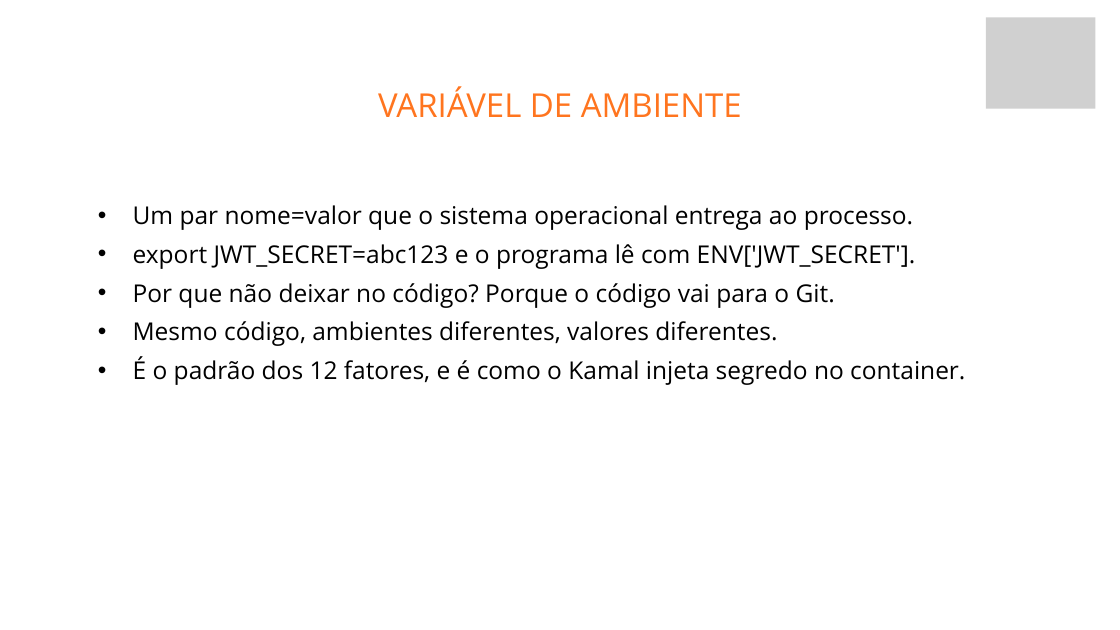
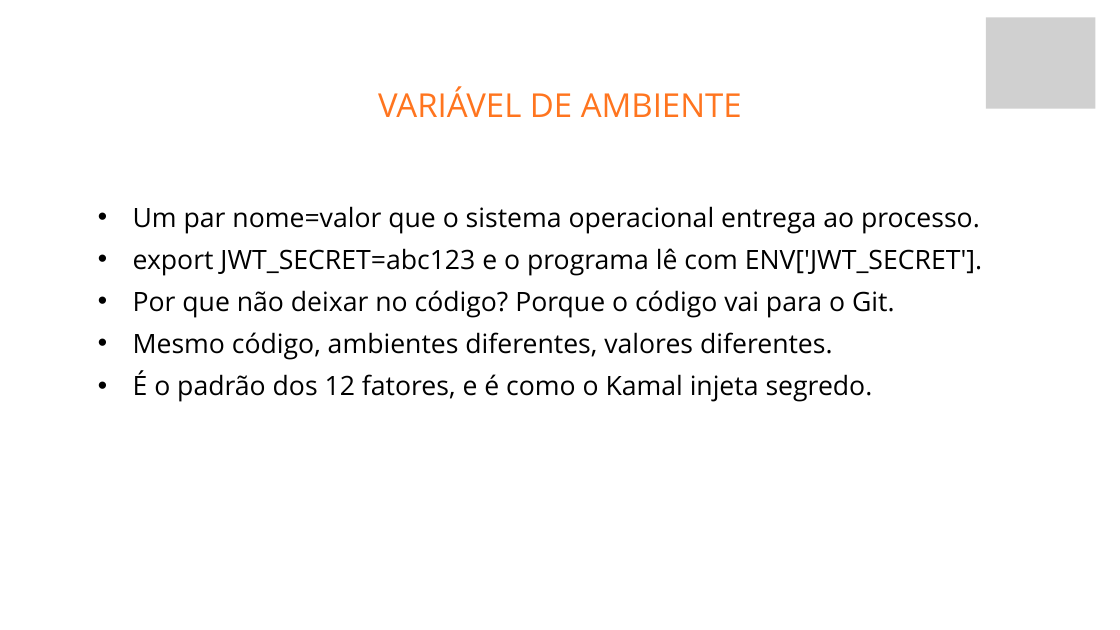
Before and after one commit to fabriciosiqueira08/capacitacao-gabarito, a slide deck: slide 18 of slides/build/aula-04-servidor-docker-kamal-e-deploy.pptx (slide 24 before the commit). Drawn at 1120x630 pixels with LibreOffice and Linux fonts; fonts in the diff are those of the drawing; grey boxes stand for pictures; background and template pictures are left out. Boxes give left, top, right and bottom in pixels: in the first picture for what was removed or moved away, otherwise in the second. Text is boxed around its words. In the diff, an @@ line names an element or a change of style, - is before the commit and + after.

```diff
--- a/slides/build/aula-04-servidor-docker-kamal-e-deploy.pptx
+++ b/slides/build/aula-04-servidor-docker-kamal-e-deploy.pptx
@@ text at [133, 206, 982, 360]: size 31.6 to 34.2 pt in "Um par nome=valor que o sistema operacional ...", "export JWT_SECRET=abc123 e o programa lê com ...", "Por que não deixar no código? Porque ...", "Mesmo código, ambientes diferentes, valores diferentes."; line spacing 49.9pt to 54pt @@
@@ text at [133, 370, 873, 402]: text changed; size 31.6 to 34.2 pt @@
-  • É o padrão dos 12 fatores, e é como o Kamal injeta segredo no container.
+  • É o padrão dos 12 fatores, e é como o Kamal injeta segredo.
```
Also in this commit, not shown: 14 other slides changed, 3 slides added, 12 slides removed, 57 other files.
